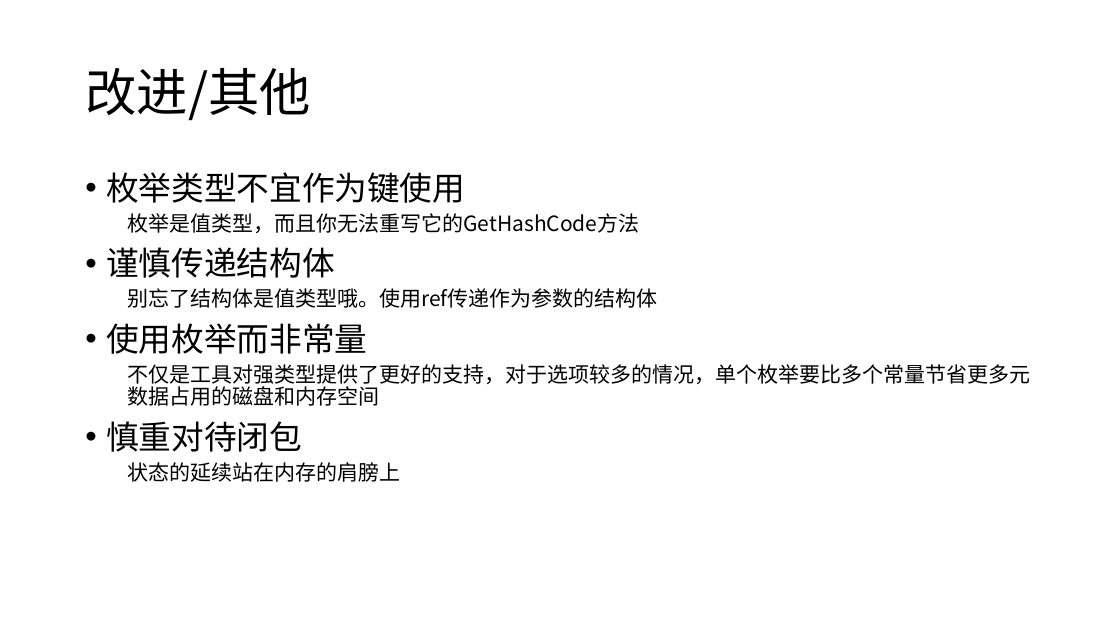
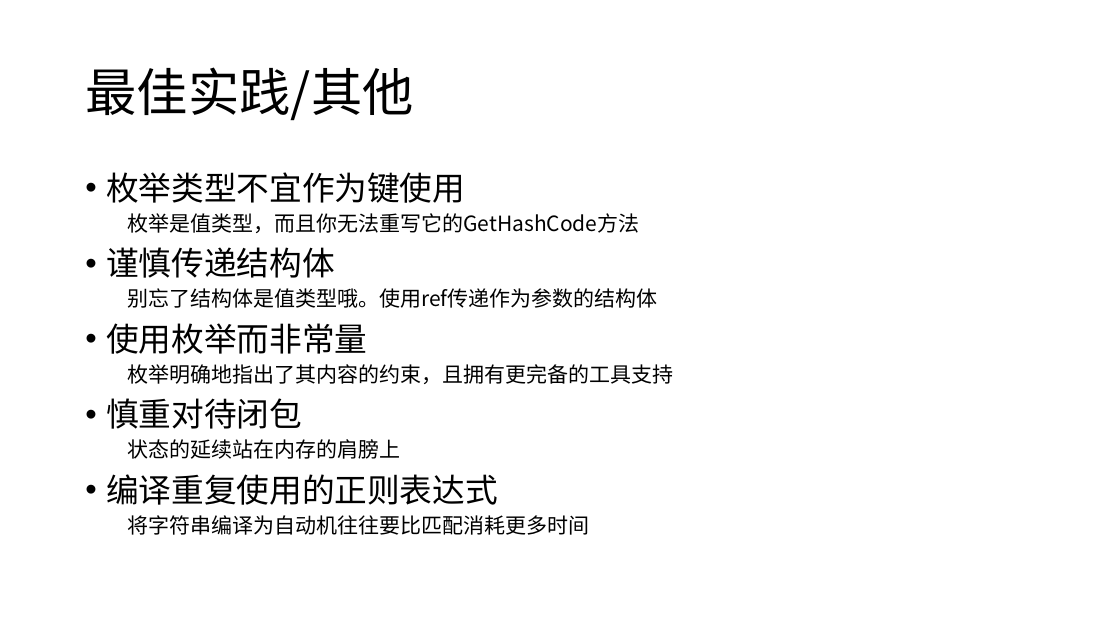
Before and after one commit to snakealpha/DotNetSession, a slide deck: slide 17 of pptx.pptx.pptx (slide 16 before the commit). Drawn at 1120x630 pixels with LibreOffice and Linux fonts; fonts in the diff are those of the drawing. Boxes give left, top, right and bottom in pixels: in the first picture for what was removed or moved away, otherwise in the second. Text is boxed around its words. In the diff, an @@ line names an element or a change of style, - is before the commit and + after.

Commit message:
添加一些内容

```diff
--- a/pptx.pptx.pptx
+++ b/pptx.pptx.pptx
@@ title at [85, 67, 413, 121]: text changed @@
-改进/其他
+最佳实践/其他
@@ text at [127, 364, 673, 384]: text changed @@
-  不仅是工具对强类型提供了更好的支持，对于选项较多的情况，单个枚举要比多个常量节省更多元数据占用的磁盘和内存空间
+  枚举明确地指出了其内容的约束，且拥有更完备的工具支持
@@ text at [106, 474, 589, 535]: paragraphs added @@
+• 编译重复使用的正则表达式
+  将字符串编译为自动机往往要比匹配消耗更多时间
```
Also in this commit, not shown: 5 other slides changed, 1 slide added.
